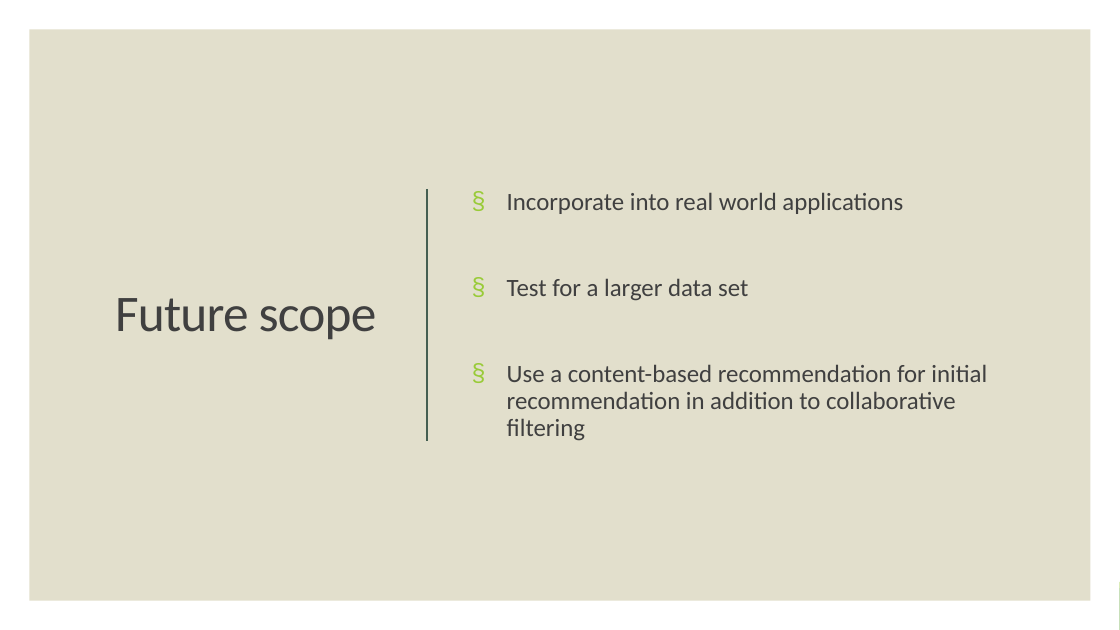
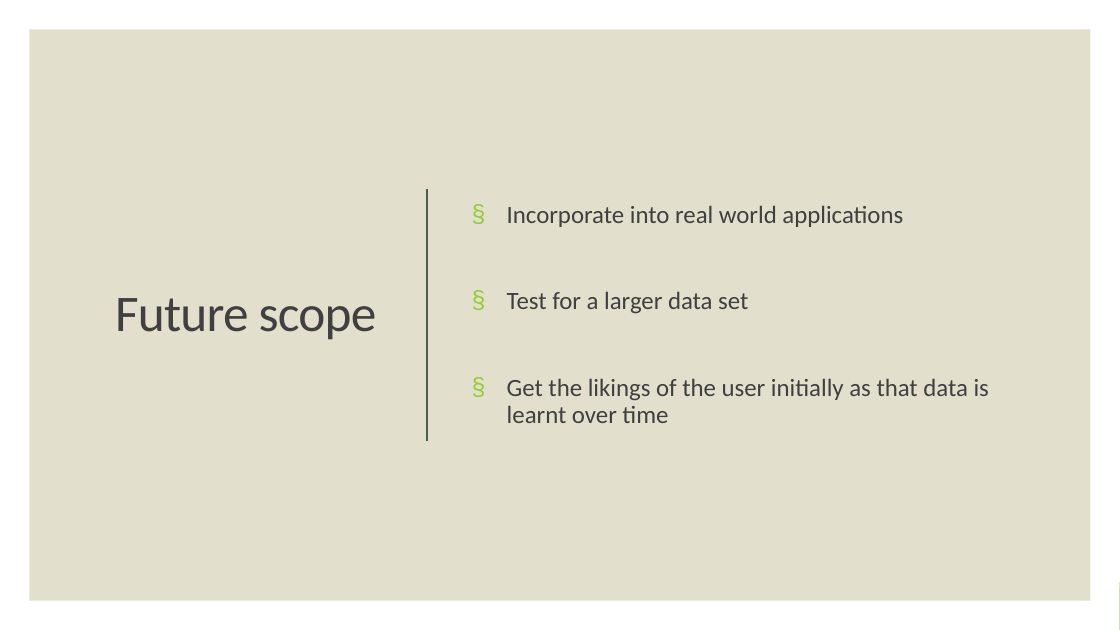
Before and after one commit to ChrisAlex2104/-Recommendation-using-Collaborative-Filtering, a slide deck: slide 22 of AI presentation.pptx. Drawn at 1120x630 pixels with LibreOffice and Linux fonts; fonts in the diff are those of the drawing. Boxes give left, top, right and bottom in pixels: in the first picture for what was removed or moved away, otherwise in the second. Text is boxed around its words. In the diff, an @@ line names an element or a change of style, - is before the commit and + after.

Commit message:
Presentation update

```diff
--- a/AI presentation.pptx
+++ b/AI presentation.pptx
@@ text at box(507, 378, 989, 423): text changed @@
-§ Use a content-based recommendation for initial recommendation in addition to collaborative filtering
+§ Get the likings of the user initially as that data is learnt over time
```
Also in this commit, not shown: 1 other file.
